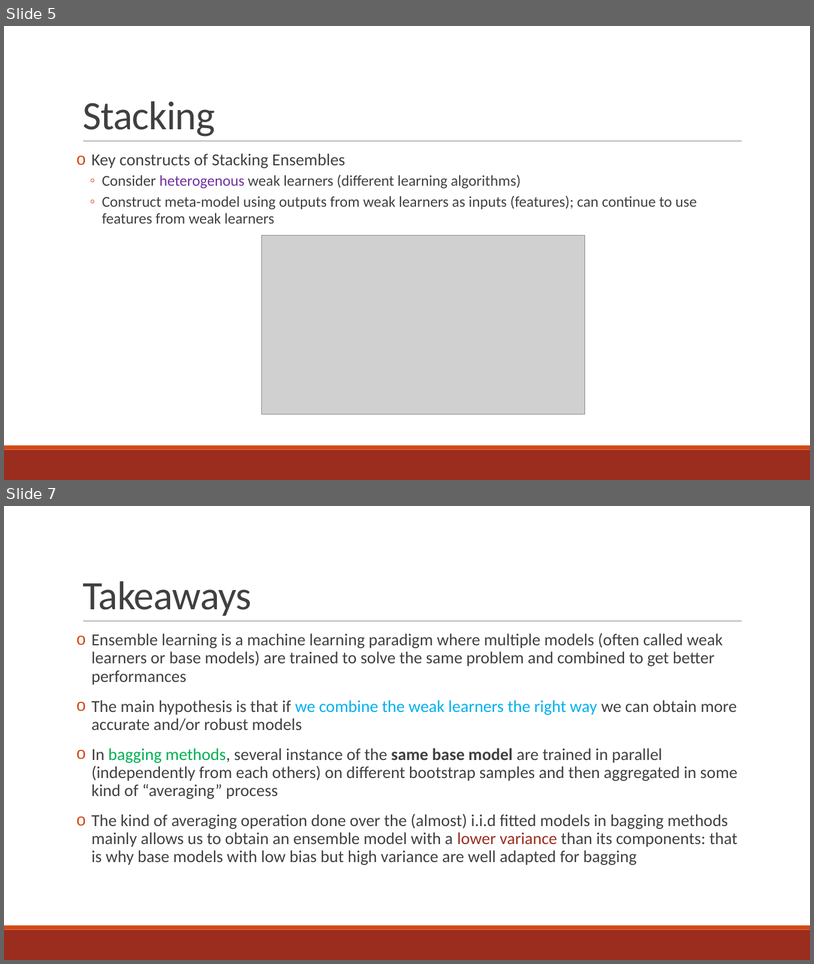
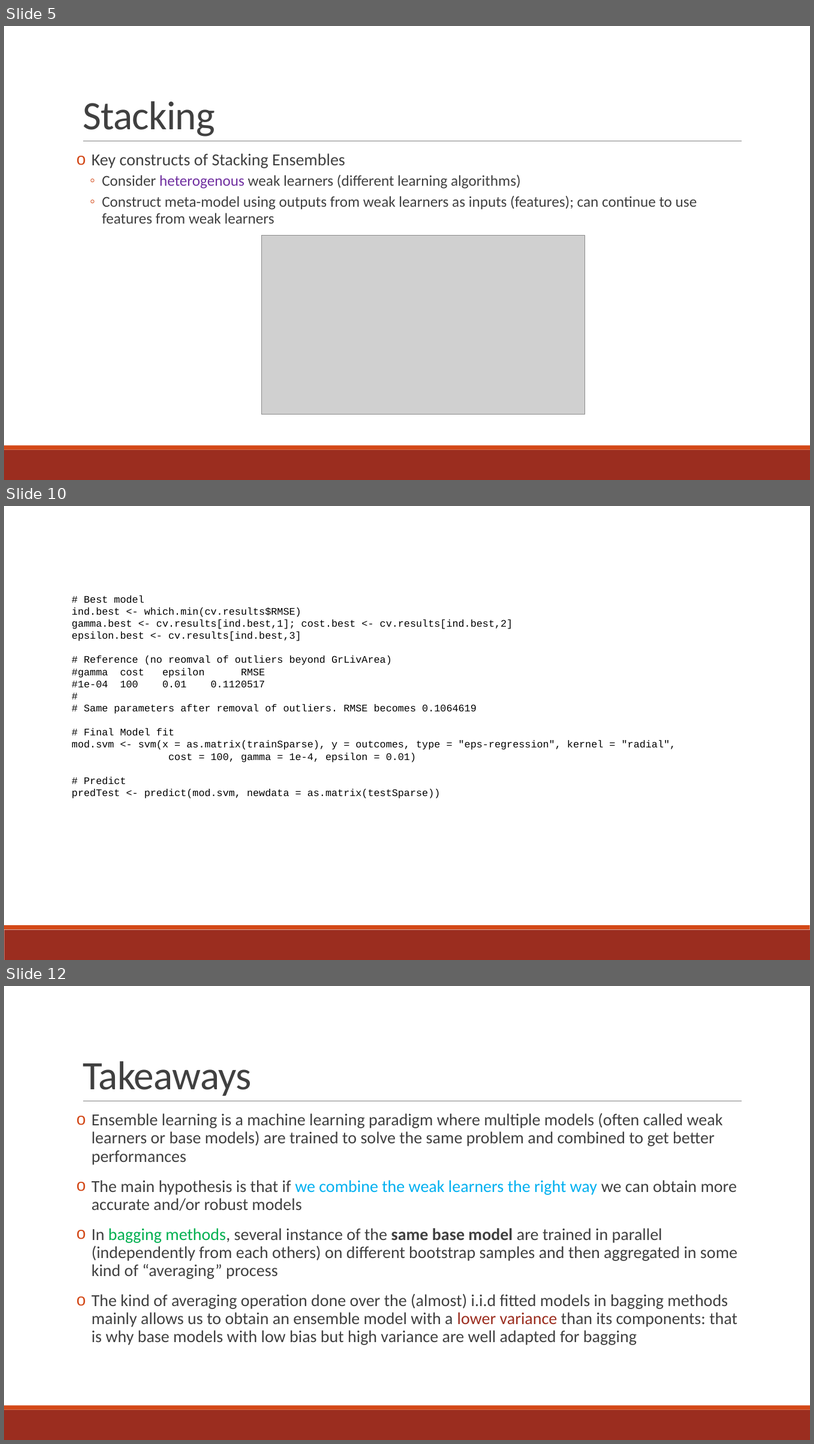
Before and after one commit to rnorthconference/2019Talks, a slide deck: Breakout3b/kreeger_north_20190816.pptx. Shown one above the other, each under a label of ours: slides 5 and 7 before the commit, slides 5, 10 and 12 after it; the slides between them are not shown. The pictures are 814x964 and 814x1444 pixels, drawn with LibreOffice and Linux fonts; fonts in the diff are those of the drawing; grey boxes stand for pictures. Boxes give left, top, right and bottom in pixels: in the first picture for what was removed or moved away, otherwise in the second. Text is boxed around its words. In the diff, an @@ line names an element or a change of style, - is before the commit and + after.

```diff
--- a/Breakout3b/kreeger_north_20190816.pptx
+++ b/Breakout3b/kreeger_north_20190816.pptx
@@ slide 10 added at (x1=4, y1=506, x2=810, y2=960), background #FFFFFF; not listed: 2 template elements that a slide beside it also shows @@
@@ text added at (x1=72, y1=595, x2=677, y2=798), 12 pt, text #000000 @@
+# Best model
+ind.best <- which.min(cv.results$RMSE)
+gamma.best <- cv.results[ind.best,1]; cost.best <- cv.results[ind.best,2]
+epsilon.best <- cv.results[ind.best,3]
+# Reference (no reomval of outliers beyond GrLivArea)
+#gamma cost epsilon RMSE
+#1e-04 100 0.01 0.1120517
+#
+# Same parameters after removal of outliers. RMSE becomes 0.1064619
+# Final Model fit
+mod.svm <- svm(x = as.matrix(trainSparse), y = outcomes, type = "eps-regression", kernel = "radial",
+cost = 100, gamma = 1e-4, epsilon = 0.01)
+# Predict
+predTest <- predict(mod.svm, newdata = as.matrix(testSparse))
@@ what was slide 7 is now slide 12 @@
```
Also in this commit, not shown: 7 other slides added, 1 slide removed.
